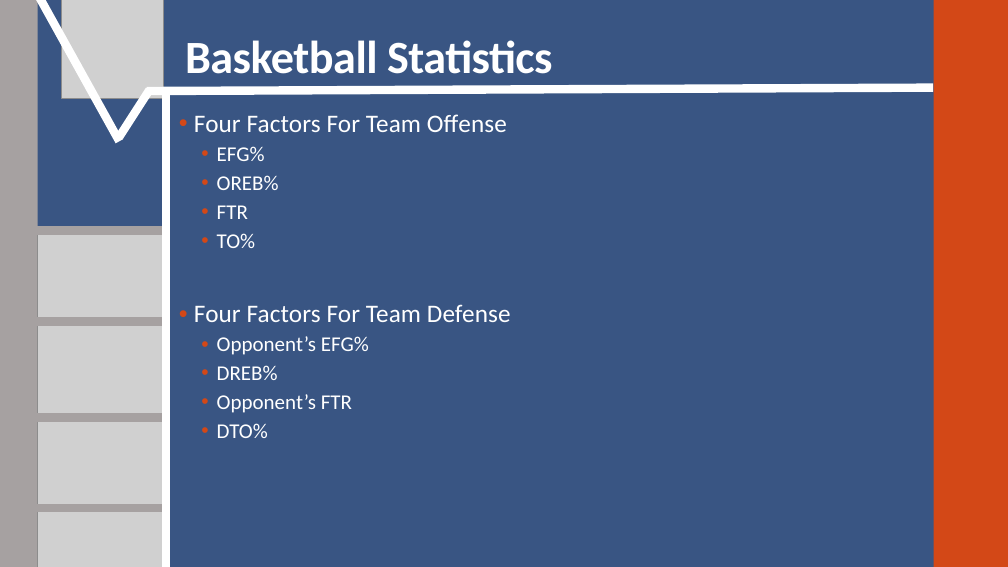
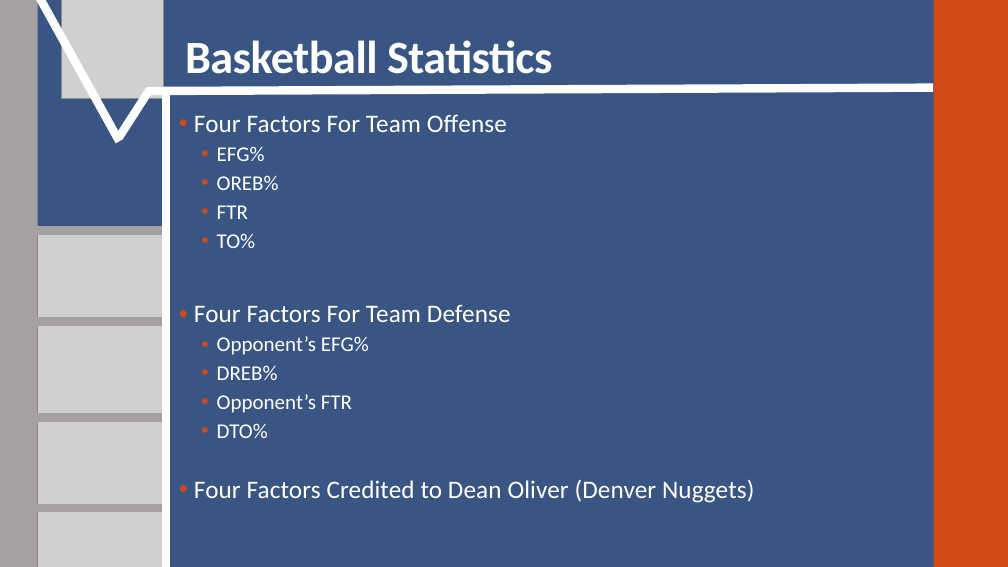
Before and after one commit to SuperMarioGiacomazzo/STOR390_WEBSITE, a slide deck: slide 8 of Slides/Basketball 1/Basketball_1_Lecture.pptx. Drawn at 1008x567 pixels with LibreOffice and Linux fonts; fonts in the diff are those of the drawing; grey boxes stand for pictures. Boxes give left, top, right and bottom in pixels: in the first picture for what was removed or moved away, otherwise in the second. Text is boxed around its words. In the diff, an @@ line names an element or a change of style, - is before the commit and + after.

```diff
--- a/Slides/Basketball 1/Basketball_1_Lecture.pptx
+++ b/Slides/Basketball 1/Basketball_1_Lecture.pptx
@@ text at (194,480,754,503): paragraph added @@
+• Four Factors Credited to Dean Oliver (Denver Nuggets)
```
Also in this commit, not shown: 2 other slides changed, 11 other files.
